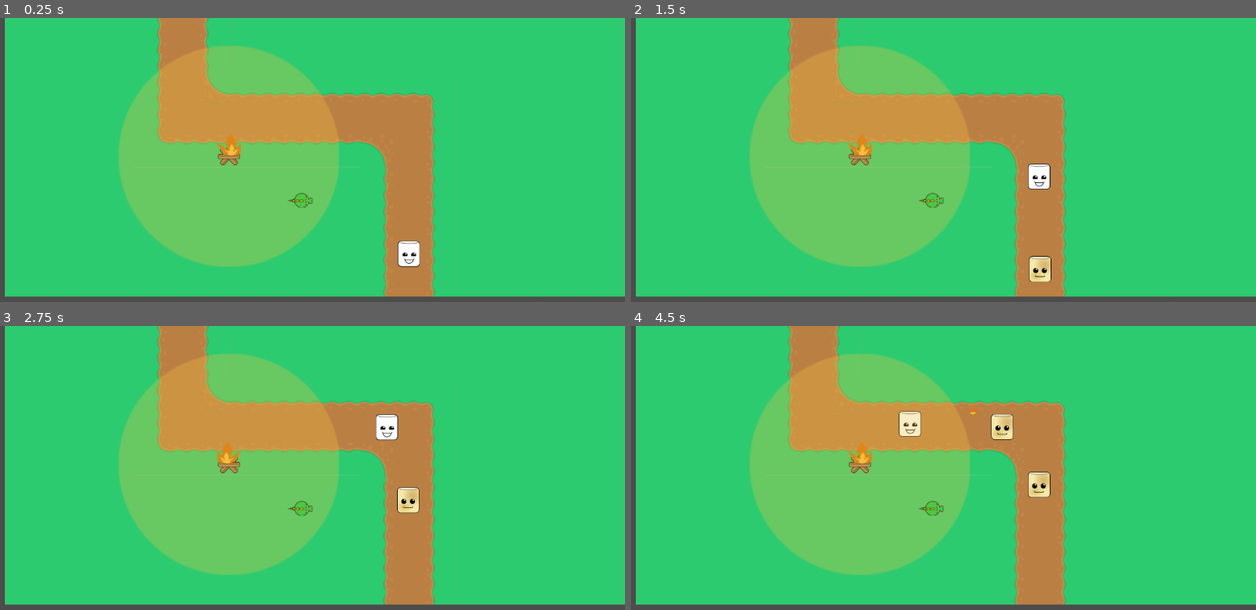
Above: before the commit, frames 1-4 (two rows, left to right).
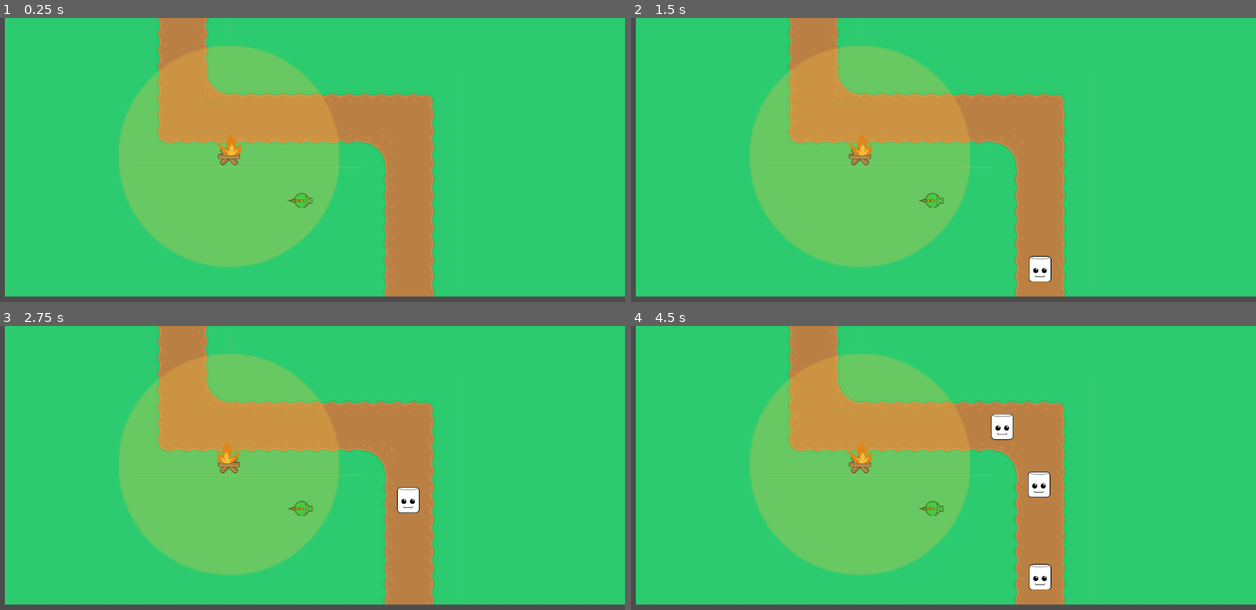
Above: after the commit, the same moments.

Repository: vazquezj/C220_Smores
Game: Godot game, scene res://Main.tscn
Two runs of this game, one before a commit and one after it. Both use one fixed random seed, a clock stepped at 60 frames per second and the inputs below.
Inputs:
- Up to frame 1 (0.25 s): no input
- Up to frame 2 (1.5 s): hold D (player_right) 0.53-1.28 s; hold Space (flame) 0.53-1.28 s; hold S (player_down) from 1.28 s (still down); tap Space (flame) at 1.35 s
- Up to frame 3 (2.75 s): release S (player_down) at 2.03 s; hold D (player_right) from 2.03 s (still down); hold Space (flame) from 2.03 s (still down)
- Up to frame 4 (4.5 s): release D (player_right) at 2.78 s; release Space (flame) at 2.78 s; hold W (player_up) 2.78-3.53 s; tap Space (flame) at 2.85, 4.35 s; hold Space (flame) 3.53-4.28 s; hold A (player_left) from 3.53 s (still down)

The runs differ from the first frame. In frame 1, 0.3% of the frame differs, in the area x 63-68%, y 78-88%; in frame 2, 0.6%; in frame 3, 0.6%; in frame 4, 1.2%, in the area x 42-68%, y 28-93%.
Error before the commit: Invalid set index 'rotation_deg' (on base: 'KinematicBody2D (Player.gd)') with value of type 'int'. (res://Player.gd:12)
Error after the commit: Parse Error: Indented block expected after declaration of "_on_GrahamCracker_area_entered" function. (res://Cracker.gd:4)

Commit message:
11-9-17 Marshmallow fully functional, now working on Game Over/Win Screen.

Diff:
--- /dev/null
+++ b/Cracker.gd
@@ -0,0 +1,3 @@
+extends Area2D
+
+func _on_GrahamCracker_area_entered( area ):
--- a/Ember.tscn
+++ b/Ember.tscn
@@ -3,14 +3,15 @@
 [ext_resource path="res://Ember.gd" type="Script" id=1]
 [ext_resource path="res://Graphics/ember.png" type="Texture" id=2]
 
-[sub_resource type="CircleShape2D" id=8]
+[sub_resource type="CircleShape2D" id=1]
 
 custom_solver_bias = 0.0
 radius = 10.0
 
-[node name="Ember" type="Area2D"]
+[node name="Ember" type="Area2D" groups=[
+"Fire",
+]]
 
-position = Vector2( -67.0585, 40.7141 )
 input_pickable = true
 gravity_vec = Vector2( 0, 1 )
 gravity = 98.0
@@ -19,6 +20,7 @@
 audio_bus_override = false
 audio_bus_name = "Master"
 script = ExtResource( 1 )
+_sections_unfolded = [ "Transform" ]
 __meta__ = {
 "_edit_group_": true
 }
--- a/Main.tscn
+++ b/Main.tscn
@@ -1,13 +1,13 @@
-[gd_scene load_steps=22 format=2]
+[gd_scene load_steps=19 format=2]
 
 [ext_resource path="res://graphics/environment_tiles.tres" type="TileSet" id=1]
 [ext_resource path="res://Player.gd" type="Script" id=2]
 [ext_resource path="res://graphics/dragon.png" type="Texture" id=3]
-[ext_resource path="res://graphics/flame.png" type="Texture" id=4]
-[ext_resource path="res://Graphics/grahamChoc.png" type="Texture" id=5]
-[ext_resource path="res://Marshmellow.gd" type="Script" id=6]
-[ext_resource path="res://Graphics/marshmallowSkin.png" type="Texture" id=7]
-[ext_resource path="res://Graphics/marshmallowFaces.png" type="Texture" id=8]
+[ext_resource path="res://Graphics/you_win.png" type="Texture" id=4]
+[ext_resource path="res://Graphics/you_lose.png" type="Texture" id=5]
+[ext_resource path="res://graphics/flame.png" type="Texture" id=6]
+[ext_resource path="res://Cracker.gd" type="Script" id=7]
+[ext_resource path="res://Graphics/grahamChoc.png" type="Texture" id=8]
 [ext_resource path="res://Spawn.gd" type="Script" id=9]
 [ext_resource path="res://Graphics/campfireStrip.png" type="Texture" id=10]
 [ext_resource path="res://Campfire.gd" type="Script" id=11]
@@ -29,37 +29,7 @@
 custom_solver_bias = 0.0
 extents = Vector2( 10, 10 )
 
-[sub_resource type="Curve2D" id=4]
-
-bake_interval = 5.0
-_data = {
-"points": PoolVector2Array( 0, 0, 0, 0, 799.59, 713.561, 0, 0, 0, 0, 796.24, 418.281, 0, 0, 0, 0, 355.478, 404.678, 0, 0, 0, 0, 350.037, 153.009 )
-}
-
-[sub_resource type="RectangleShape2D" id=5]
-
-custom_solver_bias = 0.0
-extents = Vector2( 10, 10 )
-
-[sub_resource type="Animation" id=6]
-
-resource_name = "MarshmallowPathFollowAnim"
-length = 8.0
-loop = false
-step = 0.1
-tracks/0/type = "value"
-tracks/0/path = NodePath(".:unit_offset")
-tracks/0/interp = 1
-tracks/0/loop_wrap = true
-tracks/0/imported = false
-tracks/0/keys = {
-"times": PoolRealArray( 0, 8 ),
-"transitions": PoolRealArray( 1, 1 ),
-"update": 0,
-"values": [ 0.0, 0.99 ]
-}
-
-[sub_resource type="Animation" id=7]
+[sub_resource type="Animation" id=4]
 
 resource_name = "FireAnim"
 length = 1.0
@@ -127,7 +97,6 @@
 
 [node name="Player" type="KinematicBody2D" parent="."]
 
-editor/display_folded = true
 position = Vector2( 587.148, 577.394 )
 input_pickable = false
 collision_layer = 1
@@ -172,7 +141,21 @@
 editor_draw_limits = false
 editor_draw_drag_margin = false
 
-[node name="Flame" type="Area2D" parent="Player"]
+[node name="WinScreen" type="Sprite" parent="Player/Camera2D"]
+
+visible = false
+texture = ExtResource( 4 )
+_sections_unfolded = [ "Transform" ]
+
+[node name="LoseScreen" type="Sprite" parent="Player/Camera2D"]
+
+visible = false
+texture = ExtResource( 5 )
+_sections_unfolded = [ "Transform" ]
+
+[node name="Flame" type="Area2D" parent="Player" groups=[
+"Fire",
+]]
 
 editor/display_folded = true
 position = Vector2( 33.6038, -0.0198364 )
@@ -200,9 +183,10 @@
 scale = Vector2( 3.10229, 1.47359 )
 shape = SubResource( 2 )
 
-[node name="GrahamCracker" type="Area2D" parent="."]
-
-editor/display_folded = true
+[node name="GrahamCracker" type="Area2D" parent="." groups=[
+"Cracker",
+]]
+
 position = Vector2( 352.014, 55.7142 )
 input_pickable = true
 gravity_vec = Vector2( 0, 1 )
@@ -211,6 +195,7 @@
 angular_damp = 1.0
 audio_bus_override = false
 audio_bus_name = "Master"
+script = ExtResource( 7 )
 _sections_unfolded = [ "Transform" ]
 __meta__ = {
 "_edit_group_": true
@@ -229,83 +214,13 @@
 shape = SubResource( 3 )
 _sections_unfolded = [ "Transform" ]
 
-[node name="MarshmallowPath" type="Path2D" parent="."]
-
-curve = SubResource( 4 )
-
-[node name="Timer" type="Timer" parent="MarshmallowPath"]
-
-process_mode = 1
-wait_time = 1.5
-one_shot = false
-autostart = true
-
-[node name="MarshmallowPathFollow" type="PathFollow2D" parent="MarshmallowPath"]
-
-position = Vector2( 799.59, 713.561 )
-rotation = 3.14159
-offset = 0.0
-h_offset = 0.0
-v_offset = 0.0
-rotate = false
-cubic_interp = true
-loop = true
-lookahead = 4.0
-
-[node name="Marshmallow" type="Area2D" parent="MarshmallowPath/MarshmallowPathFollow" groups=[
-"Creep",
-]]
-
-position = Vector2( -0.25531, -0.589355 )
-rotation = 3.14159
-input_pickable = true
-gravity_vec = Vector2( 0, 1 )
-gravity = 98.0
-linear_damp = 0.1
-angular_damp = 1.0
-audio_bus_override = false
-audio_bus_name = "Master"
-script = ExtResource( 6 )
-_sections_unfolded = [ "Transform" ]
-__meta__ = {
-"_edit_group_": true
-}
-
-[node name="MarshmallowSprite" type="Sprite" parent="MarshmallowPath/MarshmallowPathFollow/Marshmallow"]
-
-texture = ExtResource( 7 )
-_sections_unfolded = [ "Animation", "Transform" ]
-
-[node name="MarshmallowFaces" type="Sprite" parent="MarshmallowPath/MarshmallowPathFollow/Marshmallow"]
-
-texture = ExtResource( 8 )
-hframes = 2
-_sections_unfolded = [ "Animation", "Transform", "Z" ]
-
-[node name="CollisionShape2D" type="CollisionShape2D" parent="MarshmallowPath/MarshmallowPathFollow/Marshmallow"]
-
-visible = false
-position = Vector2( -0.239744, 0.0162128 )
-scale = Vector2( 2.11337, 2.44358 )
-shape = SubResource( 5 )
-
-[node name="AnimationPlayer" type="AnimationPlayer" parent="MarshmallowPath/MarshmallowPathFollow"]
-
-playback_process_mode = 1
-playback_default_blend_time = 0.0
-root_node = NodePath("..")
-anims/MarshmallowPathFollowAnim = SubResource( 6 )
-playback/active = true
-playback/speed = 1.0
-blend_times = [  ]
-autoplay = "MarshmallowPathFollowAnim"
-
 [node name="Spawn" type="Position2D" parent="."]
 
 script = ExtResource( 9 )
 
 [node name="campfireStrip" type="Sprite" parent="."]
 
+editor/display_folded = true
 position = Vector2( 443.622, 490.324 )
 texture = ExtResource( 10 )
 hframes = 3
@@ -365,18 +280,19 @@
 texture = ExtResource( 13 )
 _sections_unfolded = [ "Transform" ]
 
-[connection signal="area_entered" from="Player/Flame" to="MarshmallowPath/MarshmallowPathFollow/Marshmallow" method="_on_Flame_area_entered"]
-
-[connection signal="area_entered" from="GrahamCracker" to="MarshmallowPath/MarshmallowPathFollow/Marshmallow" method="_on_GrahamCracker_area_entered"]
-
-[connection signal="timeout" from="MarshmallowPath/Timer" to="Spawn" method="_on_Timer_timeout"]
-
-[connection signal="area_entered" from="MarshmallowPath/MarshmallowPathFollow/Marshmallow" to="MarshmallowPath/MarshmallowPathFollow/Marshmallow" method="_on_Marshmellow_area_entered"]
-
-[connection signal="animation_finished" from="MarshmallowPath/MarshmallowPathFollow/AnimationPlayer" to="MarshmallowPath/MarshmallowPathFollow/Marshmallow" method="_on_AnimationPlayer_animation_finished"]
+[node name="SpawnTimer" type="Timer" parent="."]
+
+process_mode = 1
+wait_time = 1.5
+one_shot = false
+autostart = true
+
+[connection signal="area_entered" from="GrahamCracker" to="GrahamCracker" method="_on_GrahamCracker_area_entered"]
 
 [connection signal="timeout" from="campfireStrip/Timer" to="campfireStrip" method="_on_Timer_timeout"]
 
 [connection signal="area_entered" from="campfireStrip/FireRange" to="campfireStrip" method="_on_FireRange_area_entered"]
 
 [connection signal="area_exited" from="campfireStrip/FireRange" to="campfireStrip" method="_on_FireRange_area_exited"]
+
+[connection signal="timeout" from="SpawnTimer" to="Spawn" method="_on_SpawnTimer_timeout"]
--- a/Marshmallow.tscn
+++ b/Marshmallow.tscn
@@ -37,7 +37,14 @@
 
 [node name="MarshmallowPath" type="Path2D"]
 
-curve = SubResource( 1 )
+curve = SubResource( 6 )
+
+[node name="Timer" type="Timer" parent="."]
+
+process_mode = 1
+wait_time = 1.5
+one_shot = false
+autostart = true
 
 [node name="MarshmallowPathFollow" type="PathFollow2D" parent="."]
 
@@ -75,9 +82,10 @@
 texture = ExtResource( 2 )
 _sections_unfolded = [ "Animation", "Transform" ]
 
-[node name="marshmallowTint" type="Sprite" parent="MarshmallowPathFollow/Marshmallow"]
+[node name="MarshmallowTint" type="Sprite" parent="MarshmallowPathFollow/Marshmallow"]
 
-position = Vector2( 0.376404, 0.382202 )
+modulate = Color( 1, 1, 1, 0 )
+position = Vector2( 0.0314331, 0.145386 )
 texture = ExtResource( 3 )
 _sections_unfolded = [ "Visibility" ]
 
@@ -92,17 +100,19 @@
 visible = false
 position = Vector2( -0.239744, 0.0162128 )
 scale = Vector2( 2.11337, 2.44358 )
-shape = SubResource( 2 )
+shape = SubResource( 7 )
 
 [node name="AnimationPlayer" type="AnimationPlayer" parent="MarshmallowPathFollow"]
 
 playback_process_mode = 1
 playback_default_blend_time = 0.0
 root_node = NodePath("..")
-anims/MarshmallowPathFollowAnim = SubResource( 3 )
+anims/MarshmallowPathFollowAnim = SubResource( 8 )
 playback/active = true
 playback/speed = 1.0
 blend_times = [  ]
 autoplay = "MarshmallowPathFollowAnim"
 
+[connection signal="area_entered" from="MarshmallowPathFollow/Marshmallow" to="MarshmallowPathFollow/Marshmallow" method="_on_Marshmallow_area_entered"]
+
 [connection signal="animation_finished" from="MarshmallowPathFollow/AnimationPlayer" to="MarshmallowPathFollow/Marshmallow" method="_on_AnimationPlayer_animation_finished"]
--- a/Marshmellow.gd
+++ b/Marshmellow.gd
@@ -1,7 +1,12 @@
 extends Area2D
 
-func _on_GrahamCracker_area_entered( area ):
-	self.position.y = 110
-
-func _on_Flame_area_entered( area ):
-	$MarshmallowFaces.frame = 1
+func _on_Marshmallow_area_entered( area ):
+	if area.is_in_group("Fire"):
+		print ("Toasting!")
+		$MarshmallowTint.modulate.a += 0.2
+	if area.is_in_group("Cracker"):
+		self.position.x = area.position.x - 350
+		self.position.y = area.position.y + 50
+	if $MarshmallowTint.modulate.a >= 1:
+		$MarshmallowFaces.frame = 1
+		$MarshmallowTint.modulate.a = 1
--- a/Spawn.gd
+++ b/Spawn.gd
@@ -1,9 +1,9 @@
 extends Position2D
 
-var marshmallowsLeft = 2
+var marshmallowsLeft = 3
 var spawn = true
 
-func _on_Timer_timeout():
+func _on_SpawnTimer_timeout():
 	if spawn == true:
 		var newMarshmallow = load("res://Marshmallow.tscn").instance()
 		$"..".add_child(newMarshmallow)
Not shown: 1 places in Ember.tscn that only renumber resources
Not shown: 5 places in Main.tscn that only renumber resources
Not shown: 1 places in Marshmallow.tscn that only renumber resources
